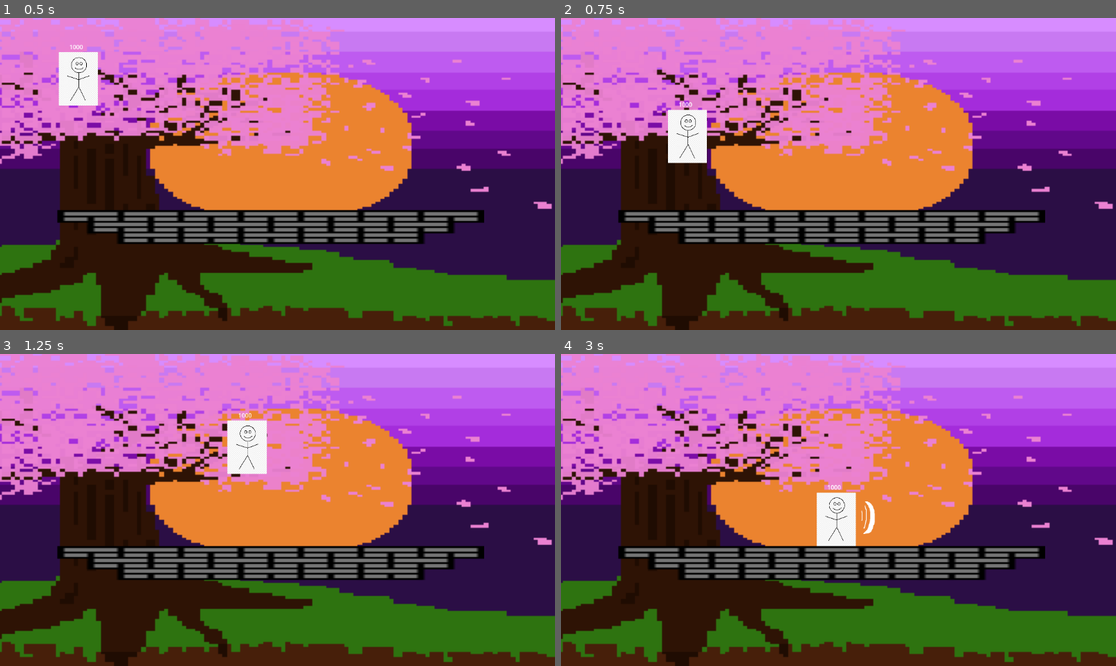
Above: before the commit, frames 1-4 (two rows, left to right).
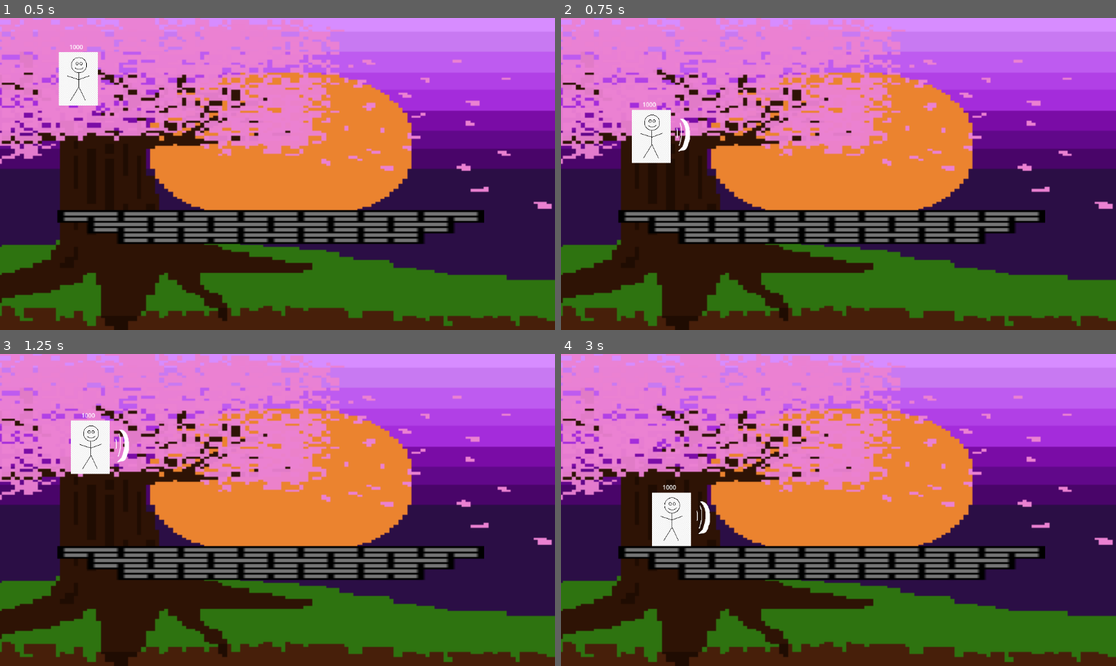
Above: after the commit, the same moments.

Repository: Iemonaide/fightinggame
Game: Godot game, scene res://scenes/game.tscn
Two runs of this game, one before a commit and one after it. Both use one fixed random seed, a clock stepped at 60 frames per second and the inputs below.
Inputs (mouse positions are in pixels of both pictures, inside the frame that each line leads up to):
- Up to frame 1 (0.5 s): no input
- Up to frame 2 (0.75 s): move the mouse to (960, 158) at 0.52 s; press the mouse at (960, 158) at 0.53 s; hold D (right) from 0.53 s (still down)
- Up to frame 3 (1.25 s): keep holding D (right); tap Space (jump) at 0.77 s
- Up to frame 4 (3 s): move the mouse to (727, 525) at 1.27 s; release the mouse at (727, 525) at 1.28 s; click (727, 525) at 1.35 s; tap Space (jump) at 1.52 s; move the mouse to (894, 441) at 2.02 s; release D (right) at 2.03 s; press the mouse at (894, 441) at 2.03 s; hold A (left) 2.03-2.78 s; move the mouse to (810, 572) at 2.77 s; release the mouse at (810, 572) at 2.78 s; hold D (right) from 2.78 s (still down); click (810, 572) at 2.85 s

Frame 1 is identical in both runs. In frame 2, 2.2% of the frame differs, in the area x 12-27%, y 26-47%; in frame 3, 2.6%; in frame 4, 2.8%, in the area x 16-57%, y 41-62%.

Commit message:
amogus

Diff:
--- a/fightinggame/scenes/character_body_2d.gd
+++ b/fightinggame/scenes/character_body_2d.gd
@@ -2,23 +2,29 @@
 
 @export var speed = 650
 @export var jump_velocity = -420
-@export var gravity = 980 # Adjust based on your game's scale
+@export var gravity = 980
 @export var can_doublejump = true
+@onready var sprite = $tempguy
 
 func _physics_process(delta):
 	# Apply gravity
 	if not is_on_floor():
 		velocity.y += gravity * delta
+	#check if moving left
+	if velocity.x < 0:
+		sprite.flip_h = true
+	#check if moving right
+	elif velocity.x > 0:
+		sprite.flip_h = false
 
 	# resets gravity when you touch floor
 	if is_on_floor():
 		gravity = 980
 
-
-
 	# Handle horizontal movement
 	var input_direction = Input.get_vector("left", "right", "up", "down")
 	velocity.x = input_direction.x * speed
+
 
 	# Handle jumping
 	if Input.is_action_just_pressed("jump") and is_on_floor():
@@ -35,10 +41,10 @@
 
 	#motion inputs gun head help me help me help me
 	#I am not doing this shit now
-	if is_on_floor() and Input.is_action_pressed("right") and Input.is_action_pressed("lightattack"):
-		velocity.x = 0
+	if Input.is_action_pressed("right") and Input.is_action_pressed("lightattack"):
 		$AnimationPlayer.play("tempslash")
-
+	elif Input.is_action_pressed("up") and Input.is_action_pressed("lightattack"):
+		$AnimationPlayer.play("tempslashup")
 
 	# Move and slide
 	move_and_slide()
--- a/fightinggame/scenes/character_body_2d.tscn
+++ b/fightinggame/scenes/character_body_2d.tscn
@@ -8,20 +8,19 @@
 [sub_resource type="RectangleShape2D" id="RectangleShape2D_lj8jo"]
 size = Vector2(105, 144)
 
-[sub_resource type="Animation" id="Animation_4vejd"]
-resource_name = "tempslash"
-step = 0.0166667
+[sub_resource type="Animation" id="Animation_ws0vm"]
+length = 0.001
 tracks/0/type = "value"
 tracks/0/imported = false
 tracks/0/enabled = true
-tracks/0/path = NodePath("tempslash:visible")
+tracks/0/path = NodePath("tempslashleft:visible")
 tracks/0/interp = 1
 tracks/0/loop_wrap = true
 tracks/0/keys = {
-"times": PackedFloat32Array(0.116667, 0.75),
-"transitions": PackedFloat32Array(1, 1),
-"update": 1,
-"values": [true, false]
+"times": PackedFloat32Array(0),
+"transitions": PackedFloat32Array(1),
+"update": 1,
+"values": [false]
 }
 tracks/1/type = "value"
 tracks/1/imported = false
@@ -30,25 +29,62 @@
 tracks/1/interp = 1
 tracks/1/loop_wrap = true
 tracks/1/keys = {
-"times": PackedFloat32Array(0.0333333, 0.683333),
-"transitions": PackedFloat32Array(1, 1),
-"update": 1,
-"values": [0, 650]
-}
-
-[sub_resource type="Animation" id="Animation_ws0vm"]
-length = 0.001
+"times": PackedFloat32Array(0),
+"transitions": PackedFloat32Array(1),
+"update": 1,
+"values": [650]
+}
+tracks/2/type = "value"
+tracks/2/imported = false
+tracks/2/enabled = true
+tracks/2/path = NodePath("tempslashboxleft:disabled")
+tracks/2/interp = 1
+tracks/2/loop_wrap = true
+tracks/2/keys = {
+"times": PackedFloat32Array(0),
+"transitions": PackedFloat32Array(1),
+"update": 1,
+"values": [true]
+}
+tracks/3/type = "value"
+tracks/3/imported = false
+tracks/3/enabled = true
+tracks/3/path = NodePath("tempslashup:visible")
+tracks/3/interp = 1
+tracks/3/loop_wrap = true
+tracks/3/keys = {
+"times": PackedFloat32Array(0),
+"transitions": PackedFloat32Array(1),
+"update": 1,
+"values": [false]
+}
+tracks/4/type = "value"
+tracks/4/imported = false
+tracks/4/enabled = true
+tracks/4/path = NodePath("tempboxup:disabled")
+tracks/4/interp = 1
+tracks/4/loop_wrap = true
+tracks/4/keys = {
+"times": PackedFloat32Array(0),
+"transitions": PackedFloat32Array(1),
+"update": 1,
+"values": [false]
+}
+
+[sub_resource type="Animation" id="Animation_4vejd"]
+resource_name = "tempslash"
+step = 0.0166667
 tracks/0/type = "value"
 tracks/0/imported = false
 tracks/0/enabled = true
-tracks/0/path = NodePath("tempslash:visible")
+tracks/0/path = NodePath("tempslashleft:visible")
 tracks/0/interp = 1
 tracks/0/loop_wrap = true
 tracks/0/keys = {
-"times": PackedFloat32Array(0),
-"transitions": PackedFloat32Array(1),
-"update": 1,
-"values": [false]
+"times": PackedFloat32Array(0.116667, 0.75),
+"transitions": PackedFloat32Array(1, 1),
+"update": 1,
+"values": [true, false]
 }
 tracks/1/type = "value"
 tracks/1/imported = false
@@ -57,20 +93,76 @@
 tracks/1/interp = 1
 tracks/1/loop_wrap = true
 tracks/1/keys = {
-"times": PackedFloat32Array(0),
-"transitions": PackedFloat32Array(1),
-"update": 1,
-"values": [650]
+"times": PackedFloat32Array(0.0333333, 0.766667),
+"transitions": PackedFloat32Array(1, 1),
+"update": 1,
+"values": [0, 650]
+}
+tracks/2/type = "value"
+tracks/2/imported = false
+tracks/2/enabled = true
+tracks/2/path = NodePath("tempslashboxleft:disabled")
+tracks/2/interp = 1
+tracks/2/loop_wrap = true
+tracks/2/keys = {
+"times": PackedFloat32Array(0.0833333, 0.766667),
+"transitions": PackedFloat32Array(1, 1),
+"update": 1,
+"values": [false, true]
+}
+
+[sub_resource type="Animation" id="Animation_rhr3r"]
+resource_name = "tempslashup"
+step = 0.0166667
+tracks/0/type = "value"
+tracks/0/imported = false
+tracks/0/enabled = true
+tracks/0/path = NodePath(".:speed")
+tracks/0/interp = 1
+tracks/0/loop_wrap = true
+tracks/0/keys = {
+"times": PackedFloat32Array(0.0333333, 0.766667),
+"transitions": PackedFloat32Array(1, 1),
+"update": 1,
+"values": [0, 650]
+}
+tracks/1/type = "value"
+tracks/1/imported = false
+tracks/1/enabled = true
+tracks/1/path = NodePath("tempslashup:visible")
+tracks/1/interp = 1
+tracks/1/loop_wrap = true
+tracks/1/keys = {
+"times": PackedFloat32Array(0.1, 0.716667),
+"transitions": PackedFloat32Array(1, 1),
+"update": 1,
+"values": [true, false]
+}
+tracks/2/type = "value"
+tracks/2/imported = false
+tracks/2/enabled = true
+tracks/2/path = NodePath("tempboxup:disabled")
+tracks/2/interp = 1
+tracks/2/loop_wrap = true
+tracks/2/keys = {
+"times": PackedFloat32Array(0.116667, 0.716667),
+"transitions": PackedFloat32Array(1, 1),
+"update": 1,
+"values": [false, true]
 }
 
 [sub_resource type="AnimationLibrary" id="AnimationLibrary_rhr3r"]
 _data = {
 &"RESET": SubResource("Animation_ws0vm"),
-&"tempslash": SubResource("Animation_4vejd")
+&"tempslash": SubResource("Animation_4vejd"),
+&"tempslashup": SubResource("Animation_rhr3r")
 }
 
 [sub_resource type="RectangleShape2D" id="RectangleShape2D_4vejd"]
 size = Vector2(36, 94)
+
+[sub_resource type="RectangleShape2D" id="RectangleShape2D_t53lx"]
+size = Vector2(93, 37)
 
 [node name="temporaryfella" type="CharacterBody2D"]
 script = ExtResource("1_g2brh")
@@ -96,13 +188,22 @@
 &"": SubResource("AnimationLibrary_rhr3r")
 }
 
-[node name="tempslash" type="Sprite2D" parent="."]
+[node name="tempslashleft" type="Sprite2D" parent="."]
 visible = false
 position = Vector2(125, 77)
 rotation = 1.5708
 texture = ExtResource("4_4vejd")
 
-[node name="tempslashbox" type="CollisionShape2D" parent="."]
-visible = false
+[node name="tempslashboxleft" type="CollisionShape2D" parent="."]
 position = Vector2(149, 70)
 shape = SubResource("RectangleShape2D_4vejd")
+disabled = true
+
+[node name="tempslashup" type="Sprite2D" parent="."]
+visible = false
+position = Vector2(67, 2)
+texture = ExtResource("4_4vejd")
+
+[node name="tempboxup" type="CollisionShape2D" parent="."]
+position = Vector2(62.5, -22.5)
+shape = SubResource("RectangleShape2D_t53lx")
Not shown: 1 places in fightinggame/scenes/character_body_2d.tscn that only renumber resources
